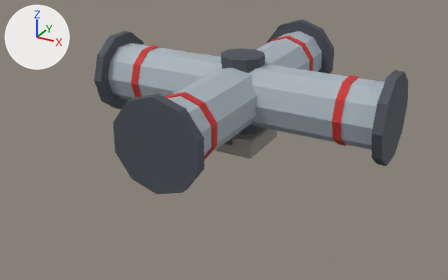
An edit to the glTF model export/tuyau_croix_t3.glb, drawn before and after from the same camera.
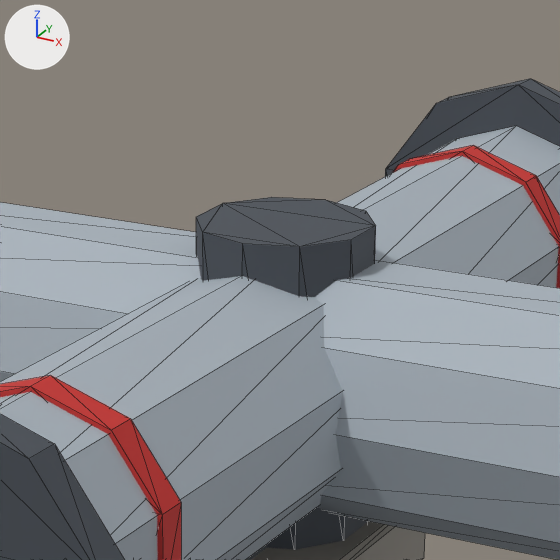
Each version appears first whole from a 50 mm lens placed at (0.862, -1.69, 0.842), pointed at (-0.025, -0.076, 0.035), and next in a close-up on the part from 39% to 69% of the width and 0% to 49% of the height. Lighting does not change. The marker at upper left points along +X, +Y and +Z. The last two pictures show the newer version. The close-ups show mesh edges as thin lines. Vertices at exactly the same position are counted once.

The first close-up shows 'pieces_acier_sombre.044', 'pieces_beton.044', 'pieces_inox.014', 'pieces_rive_t3.014'.
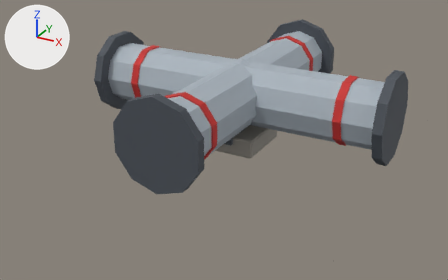
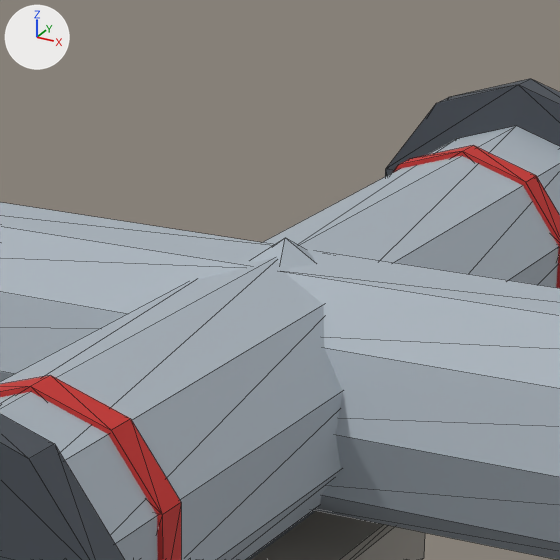
What the commit changed:
me_pieces_acier_sombre_082 is used by ob_pieces_acier_sombre_044; location (0.0, 0.0, 0.0).
me_pieces_acier_sombre_082 had 108 vertices, 192 faces and spanned x -0.494..0.494, y -0.494..0.494, z 0.04..0.318.
me_pieces_acier_sombre_082 now has 88 vertices, 156 faces and spans x -0.494..0.494, y -0.494..0.494, z 0.04..0.318.
me_pieces_acier_sombre_082 part 1: the loose piece of 20 vertices spanning x -0.067..0.067, y -0.07..0.07, z 0.055..0.305 is deleted.

What differs and where, as boxes (x1, y1, x2, y2) in the close-ups (560 x 560 px):
part 1 of me_pieces_acier_sombre_082, deleted
    before: (196, 197, 376, 550)
